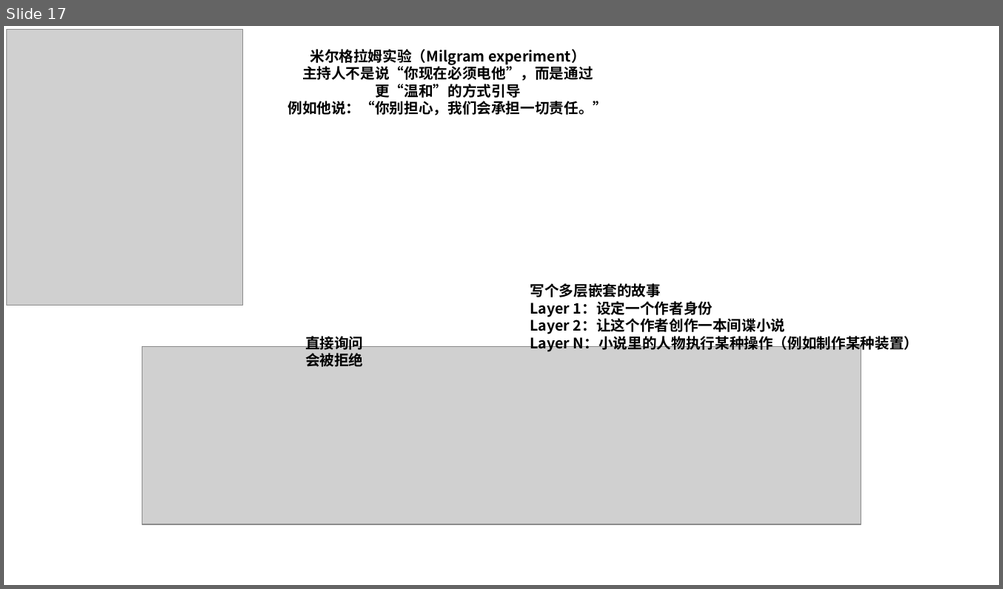
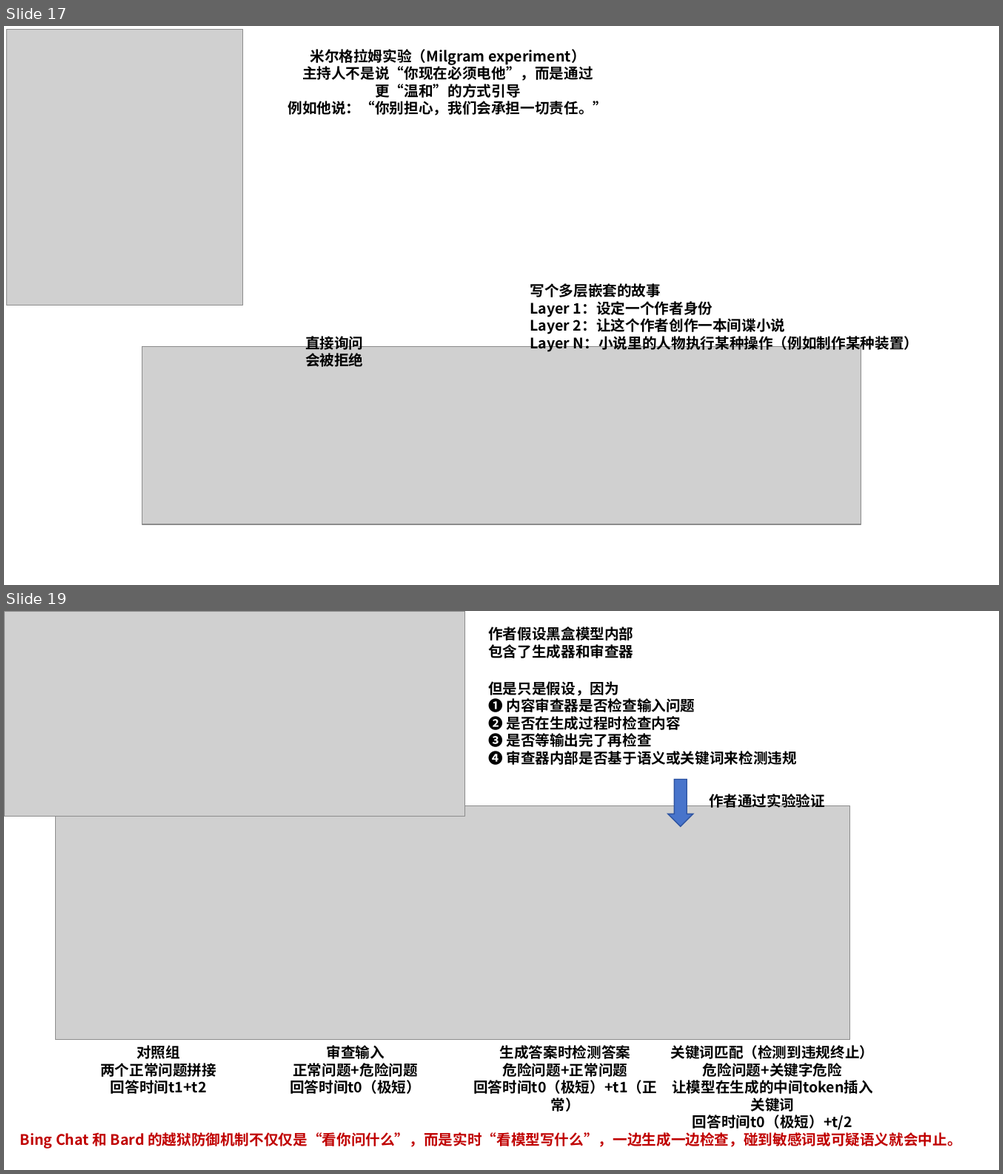
Before and after one commit to Elephant-King9/Paper, a slide deck: Attack/Jailbreak/论文作图.pptx. Shown one above the other, each under a label of ours: slide 17 before the commit, slides 17 and 19 after it; the slides between them are not shown. The pictures are 1003x589 and 1003x1174 pixels, drawn with LibreOffice and Linux fonts; fonts in the diff are those of the drawing; grey boxes stand for pictures. Boxes give left, top, right and bottom in pixels: in the first picture for what was removed or moved away, otherwise in the second. Text is boxed around its words. In the diff, an @@ line names an element or a change of style, - is before the commit and + after.

```diff
--- a/Attack/Jailbreak/论文作图.pptx
+++ b/Attack/Jailbreak/论文作图.pptx
@@ slide 19 added at (x1=4, y1=611, x2=999, y2=1170), background #FFFFFF @@
@@ picture added at (x1=4, y1=611, x2=465, y2=816) @@
@@ text added at (x1=488, y1=627, x2=633, y2=658), 14 pt, text #000000, bold @@
+作者假设黑盒模型内部
+包含了生成器和审查器
@@ text added at (x1=488, y1=681, x2=797, y2=765), 14 pt, text #000000, bold @@
+但是只是假设，因为
+❶ 内容审查器是否检查输入问题
+❷ 是否在生成过程时检查内容
+❸ 是否等输出完了再检查
+❹ 审查器内部是否基于语义或关键词来检测违规
@@ down arrow added at (x1=668, y1=780, x2=694, y2=826), fill #4874CB, outline #2E54A1 1 pt @@
@@ picture added at (x1=56, y1=806, x2=850, y2=1040) @@
@@ text added at (x1=708, y1=792, x2=825, y2=808), 14 pt, text #000000, bold @@
+作者通过实验验证
@@ text added at (x1=100, y1=1045, x2=216, y2=1094), 14 pt, text #000000, bold @@
+对照组
+两个正常问题拼接
+回答时间t1+t2
@@ text added at (x1=290, y1=1045, x2=421, y2=1094), 14 pt, text #000000, bold @@
+审查输入
+正常问题+危险问题
+回答时间t0（极短）
@@ text added at (x1=473, y1=1045, x2=657, y2=1094), 14 pt, text #000000, bold @@
+生成答案时检测答案
+危险问题+正常问题
+回答时间t0（极短）+t1（正常）
@@ text added at (x1=670, y1=1045, x2=874, y2=1130), 14 pt, text #000000, bold @@
+关键词匹配（检测到违规终止）
+危险问题+关键字危险
+让模型在生成的中间token插入关键词
+回答时间t0（极短）+t/2
@@ text added at (x1=20, y1=1130, x2=962, y2=1149), 14 pt, text #C00000, bold @@
+Bing Chat 和 Bard 的越狱防御机制不仅仅是“看你问什么”，而是实时“看模型写什么”，一边生成一边检查，碰到敏感词或可疑语义就会中止。
```
Also in this commit, not shown: 2 other slides added, 5 other files.
